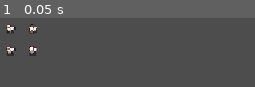
Above: before the commit, frame 1.
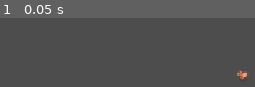
Above: after the commit, the same moment.

Repository: Ryan6712/Zero-society
Game: Godot game, scene res://view/main.tscn
The game is run twice, just before and just after one commit, with the same random seed, the same clock (stepped at 60 frames per second) and the same inputs.
Inputs:
- Up to frame 1 (0.05 s): no input

The runs differ from the first frame. In frame 1, 1.8% of the frame differs, in the area x 2-98%, y 8-90%.

Commit message:
chore(assets): ganti aset lama dengan Sunnyside World dan perbarui main.tscn

Diff:
--- a/view/main.tscn
+++ b/view/main.tscn
@@ -1,13 +1,13 @@
-[gd_scene format=3 uid="uid://bbjfdcjen4o4s"]
+[gd_scene load_steps=3 format=3]
 
-[ext_resource type="Script" uid="uid://bjqwtowir7mvw" path="res://view/camera_controller.gd" id="1"]
-[ext_resource type="Texture2D" uid="uid://bg1apaqmh4xm" path="res://assets/Animals/Chicken/Chicken.png" id="2_g3l4x"]
+[ext_resource type="Script" path="res://view/camera_controller.gd" id="1"]
+[ext_resource type="Texture2D" path="res://assets/sunnyside_world/Elements/Animals/spr_deco_chicken_01_strip4.png" id="2"]
 
-[node name="Main" type="Node2D" unique_id=732049114]
+[node name="Main" type="Node2D"]
 script = ExtResource("1")
 
-[node name="Camera2D" type="Camera2D" parent="." unique_id=1749248134]
+[node name="Camera2D" type="Camera2D" parent="."]
 
-[node name="Chicken" type="Sprite2D" parent="." unique_id=2040192088]
-position = Vector2(-319, -52)
-texture = ExtResource("2_g3l4x")
+[node name="Placeholder" type="Sprite2D" parent="."]
+texture = ExtResource("2")
+hframes = 4
Binary file removed: assets/Animals/Chicken/Chicken.png
Not shown, removed: assets/Animals/Chicken/Chicken.png.import
Binary file removed: assets/Animals/Cow/Cow.png
Not shown, removed: assets/Animals/Cow/Cow.png.import
Binary file removed: assets/Animals/Pig/Pig.png
Not shown, removed: assets/Animals/Pig/Pig.png.import
Binary file removed: assets/Animals/Sheep/Sheep.png
Not shown, removed: assets/Animals/Sheep/Sheep.png.import
Binary file removed: assets/Enemies/Skeleton.png
Not shown, removed: assets/Enemies/Skeleton.png.import
Binary file removed: assets/Enemies/Slime_Green.png
Not shown, removed: assets/Enemies/Slime_Green.png.import
(and 871 more such lines)
